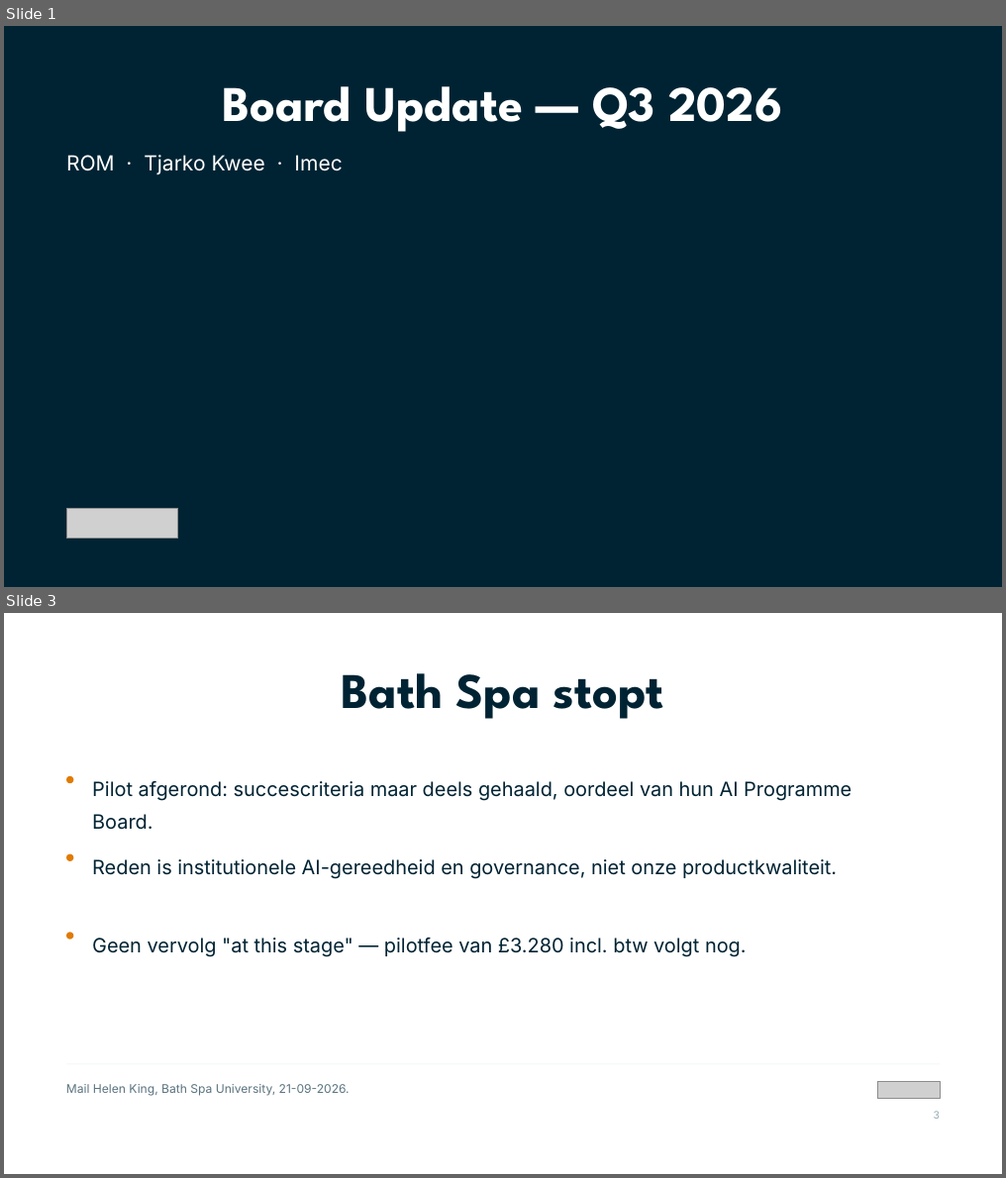
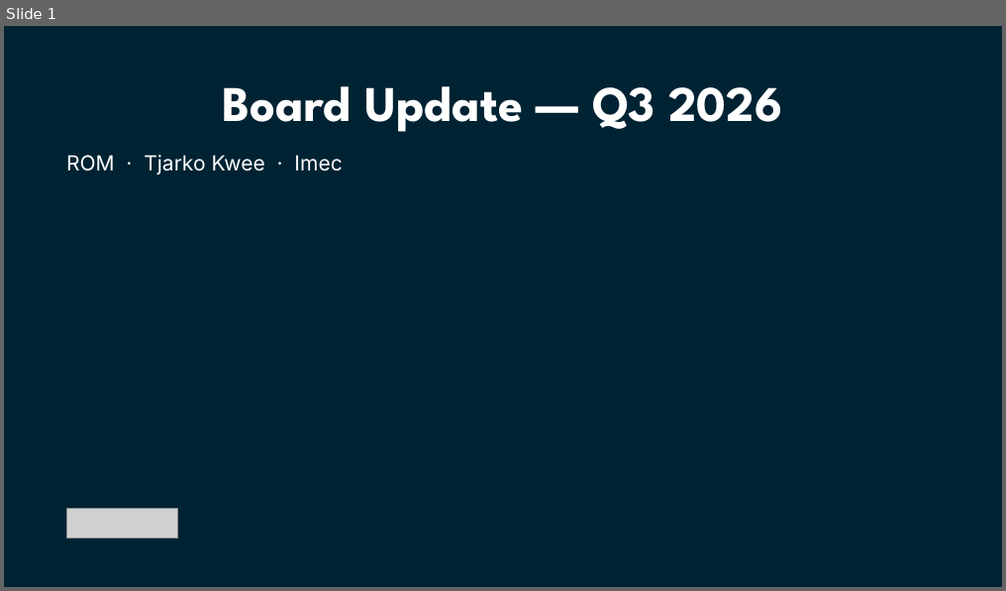
Before and after one commit to Dante-Eduface/Claude, a slide deck: GTM/board-meeting-q3-2026/deck/eduface-board-q3-2026-bewerkbaar.pptx. Shown one above the other, each under a label of ours: slides 1 and 3 before the commit, slide 1 after it; the slides between them are not shown. The pictures are 1006x1178 and 1006x591 pixels, drawn with LibreOffice and Linux fonts; fonts in the diff are those of the drawing; grey boxes stand for pictures. Boxes give left, top, right and bottom in pixels: in the first picture for what was removed or moved away, otherwise in the second. Text is boxed around its words. In the diff, an @@ line names an element or a change of style, - is before the commit and + after.

```diff
--- a/GTM/board-meeting-q3-2026/deck/eduface-board-q3-2026-bewerkbaar.pptx
+++ b/GTM/board-meeting-q3-2026/deck/eduface-board-q3-2026-bewerkbaar.pptx
@@ slide 3 removed at (4,613,1002,1174), background #FFFFFF @@
@@ text removed at (342,673,664,719) @@
-Bath Spa stopt
@@ rounded rectangle removed at (66,776,73,783) @@
@@ text removed at (92,781,851,830) @@
-Pilot afgerond: succescriteria maar deels gehaald, oordeel van hun AI Programme Board.
@@ rounded rectangle removed at (66,854,73,861) @@
@@ text removed at (92,860,837,879) @@
-Reden is institutionele AI-gereedheid en governance, niet onze productkwaliteit.
@@ rounded rectangle removed at (66,932,73,940) @@
@@ text removed at (92,938,746,958) @@
-Geen vervolg "at this stage" — pilotfee van £3.280 incl. btw volgt nog.
@@ rectangle removed at (66,1064,940,1065) @@
@@ text removed at (66,1084,350,1096) @@
-Mail Helen King, Bath Spa University, 21-09-2026.
@@ picture removed at (877,1081,940,1099) @@
@@ text removed at (934,1111,940,1119) @@
-3
```
Also in this commit, not shown: 6 slides changed, 6 slides added, 6 other slides removed, 36 other files.
